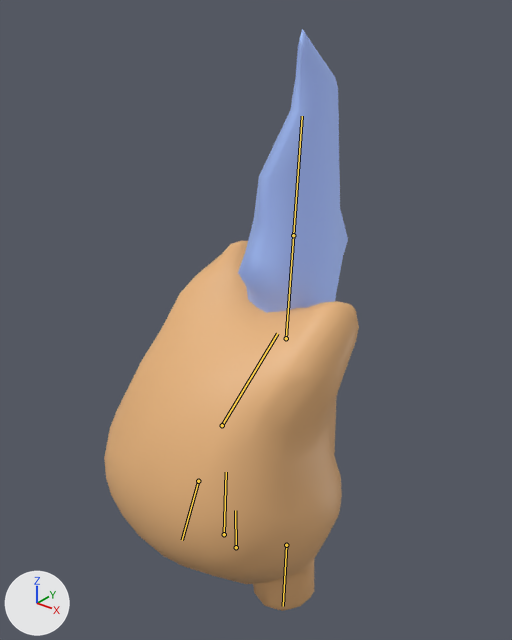
The FBX model Assets/Art/Models/Enemies/Siftling Golem/Siftling-Golem-Model.fbx, before and after one commit.
Both versions are drawn from a 50 mm camera at (4.09, -4.75, 6.12) aimed at (-0.1, 0.49, 2.87). The lights are fixed; the arrows at lower left show +X, +Y and +Z. The picture after the commit comes second. Both versions are drawn at frame 22 of the action 'Siftling_Jump'; the numbers are the values there. The bones that change, and the others that lie on the model, are drawn over the model as lines.
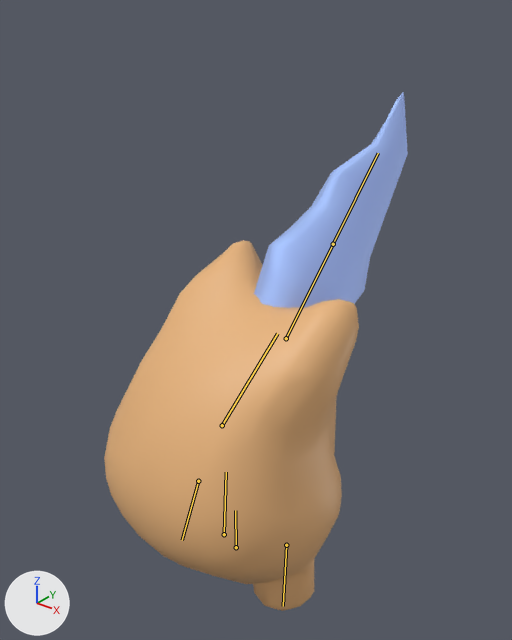
Pixel boxes [x1, y1, x2, y2] of what changed, in the pictures (512 x 640 px):
'Cube', posed
    before: [104, 241, 359, 611]
    after: [104, 240, 359, 611]
'Cube.001', posed
    before: [238, 29, 348, 313]
    after: [254, 92, 408, 308]
bone 'Bone.002', root to tip
    before: (286, 338) to (293, 235)
    after: (286, 338) to (333, 244)

The edits, one by one:
Bone 'Bone.002' (bone_bone_002) turns from (17, -3, 4) to (-23, -5, 15) degrees about its own x, y and z.
